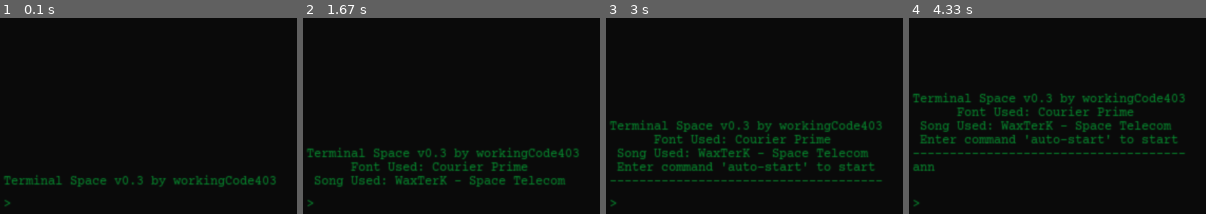
Above: before the commit, frames 1-4 (left to right).
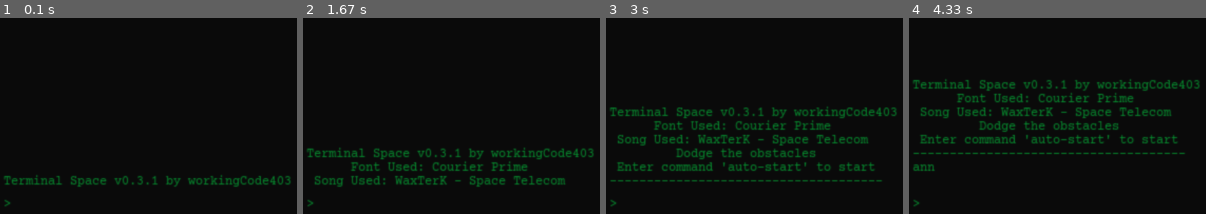
Above: after the commit, the same moments.

Repository: workingCode403/terminal-space
Game: LÖVE game, started from src/main.lua
Same seed, same stepped clock (60 frames per second), same inputs: the game is played once before the commit and once after it.
Inputs:
- Up to frame 1 (0.1 s): no input
- Up to frame 2 (1.67 s): no input
- Up to frame 3 (3 s): no input
- Up to frame 4 (4.33 s): type "a" at 3.63 s; type "nn" at 3.73 s; tap Enter at 3.97, 4.18 s

The runs differ from the first frame. In frame 1, 1.0% of the frame differs, in the area x 49-98%, y 80-87%; in frame 2, 1.0%; in frame 3, 7.9%, in the area x 1-98%, y 44-73%; in frame 4, 7.8%.

Commit message:
Specify objective

Diff:
--- a/src/background.lua
+++ b/src/background.lua
@@ -91,12 +91,13 @@
 function background.update()
     if not background.input and not background.autoStart then
         if background.startTimer == 5 then
-            background.addPrint("Terminal Space v0.3 by workingCode403")
+            background.addPrint("Terminal Space v0.3.1 by workingCode403")
         elseif background.startTimer == 35 then
             background.addPrint("      Font Used: Courier Prime")
         elseif background.startTimer == 65 then
             background.addPrint(" Song Used: WaxTerK - Space Telecom")
         elseif background.startTimer == 155 then
+            background.addPrint("         Dodge the obstacles")
             background.addPrint(" Enter command 'auto-start' to start")
             background.addPrint("-------------------------------------")
             background.input = true
